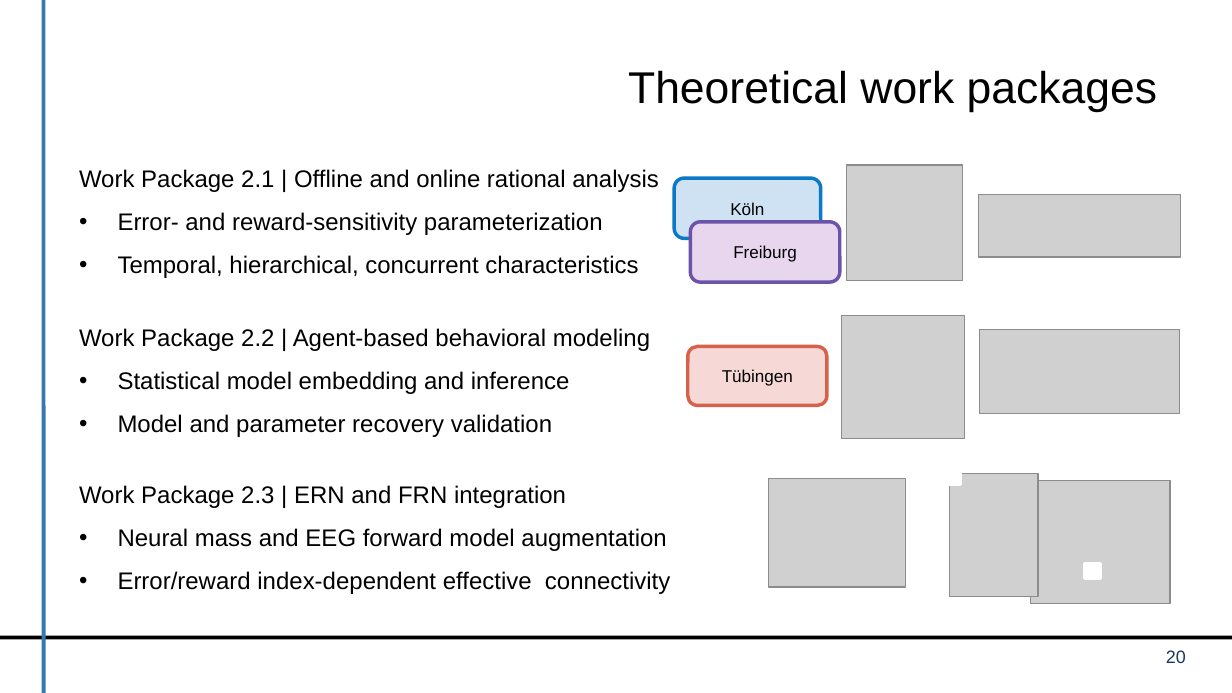
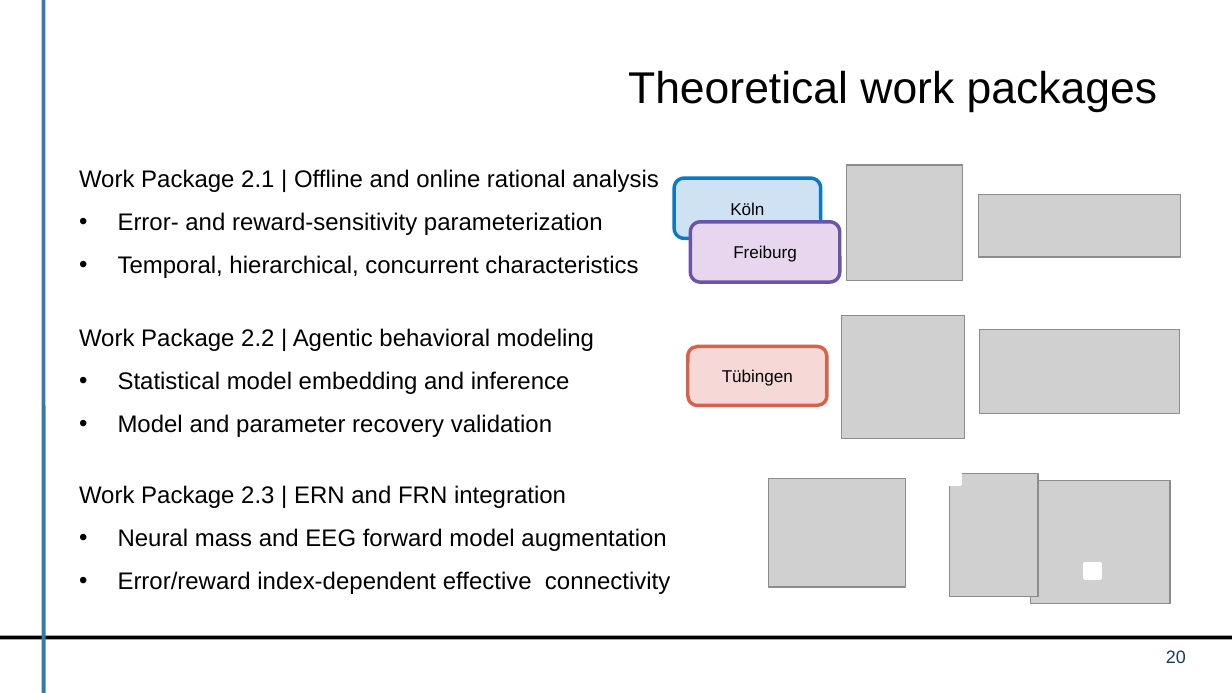
Before and after one commit to dirk-ostwald/Optimal-dual-task-performance, a slide deck: slide 20 of presentation/TP3-Kick-Off-Presentation.pptx. Drawn at 1232x693 pixels with LibreOffice and Linux fonts; fonts in the diff are those of the drawing; grey boxes stand for pictures; background and template pictures are left out. Boxes give left, top, right and bottom in pixels: in the first picture for what was removed or moved away, otherwise in the second. Text is boxed around its words. In the diff, an @@ line names an element or a change of style, - is before the commit and + after.

```diff
--- a/presentation/TP3-Kick-Off-Presentation.pptx
+++ b/presentation/TP3-Kick-Off-Presentation.pptx
@@ text at [79, 328, 594, 351]: text changed @@
-Work Package 2.2 | Agent-based behavioral modeling
+Work Package 2.2 | Agentic behavioral modeling
```
Also in this commit, not shown: 4 other slides changed, 2 slides added, 2 other files.
